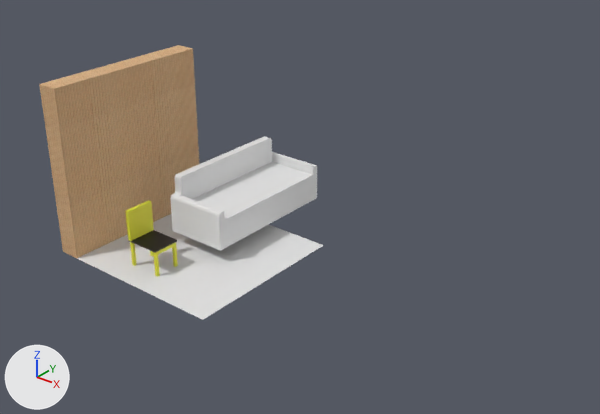
The Blender file Blender projects/furniture.blend as it was, and as the next commit left it.
Camera for both pictures: a camera (50 mm lens) standing at (32.09, -17.58, 13.92) and looking at (16.64, 1.72, 1.95). Lighting does not change. The marker at lower left points along +X, +Y and +Z.

The first picture shows 'Plane', 'chair', 'sofa', 'wall'.
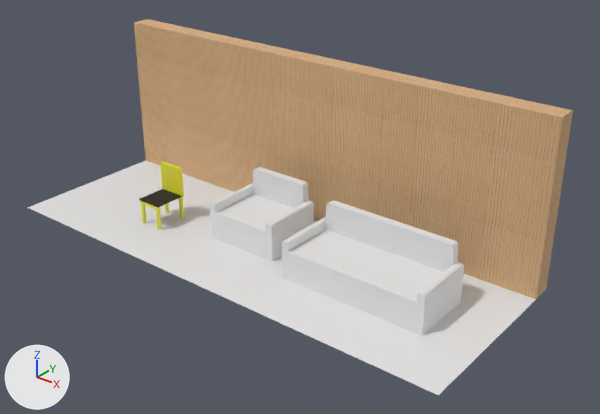
Where the newer file only moved an object's origin or applied its transform, the numbers keep the older frame.

Patch to the scene script:
```diff
--- a/Blender projects/furniture.blend.py
+++ b/Blender projects/furniture.blend.py
@@ me_cube_001 @@
 me_cube_001.from_pydata(...)  # 117 vertices, 129 faces; spans x -0.51..0.51, y -0.83..0.42, z -1.05..0.99
 # used by ob_chair; location = (12.93, -1.66, 1.05); rotation_euler = (0.0, 0.0, 1.571), in degrees (0, 0, 90)
+# me_cube_001 part 1: the whole mesh is turned -90 degrees about the z axis through its middle, then moved by (2.48, 2.25, 0.0)
 me_cube_001.materials.append(mat_wood)
@@ me_cube_003 @@
+me_cube_003.from_pydata(...)  # 130 vertices, 116 faces, 3 loose edges; spans x -1.45..1.38, y -2.0..0.29, z 0.0..2.05
+me_cube_003.materials.append(mat_material_001)  # its picture is missing
@@ me_plane_001 @@
+me_plane_001 = me_plane.copy(); me_plane_001.name = 'Plane.001'  # the mesh of ob_plane
@@ ob_sofa @@
 ob_sofa = bpy.data.objects.new('sofa', me_cube)
-ob_sofa.location = (13.61, 2.48, 0.48)
-ob_sofa.rotation_euler = (0.0, 0.0, 1.571)  # degrees (0, 0, 90)
+ob_sofa.location = (19.61, 1.54, 0.0)
@@ ob_wall @@
 ob_wall = bpy.data.objects.new('wall', me_cube_002)
-ob_wall.location = (10.32, 0.0, 0.0)
+ob_wall.location = (9.01, 4.69, 0.0)
+ob_wall.rotation_euler = (0.0, 0.0, -1.571)  # degrees (0, 0, -90)
@@ ob_plane @@
 ob_plane = bpy.data.objects.new('Plane', me_plane)
-ob_plane.location = (13.69, 0.0, 0.0)
+ob_plane.location = (9.01, 1.31, 0.0)
@@ ob_wall_002 @@
+ob_wall_002 = bpy.data.objects.new('wall.002', me_cube_002)
+ob_wall_002.location = (21.01, 4.69, 0.0)
+ob_wall_002.rotation_euler = (0.0, 0.0, -1.571)  # degrees (0, 0, -90)
@@ ob_armchair @@
+ob_armchair = bpy.data.objects.new('armchair', me_cube_003)
+ob_armchair.location = (14.64, 2.99, 0.0)
+ob_armchair.rotation_euler = (0.0, 0.0, 6.283)  # degrees (0, 0, 360)
@@ ob_wall_001 @@
+ob_wall_001 = bpy.data.objects.new('wall.001', me_cube_002)
+ob_wall_001.location = (15.01, 4.69, 0.0)
+ob_wall_001.rotation_euler = (0.0, 0.0, -1.571)  # degrees (0, 0, -90)
@@ ob_plane_002 @@
+ob_plane_002 = bpy.data.objects.new('Plane.002', me_plane_001)
+ob_plane_002.location = (15.01, 1.31, 0.0)
+ob_plane_002.rotation_euler = (0.0, 0.0, -1.571)  # degrees (0, 0, -90)
@@ ob_plane_001 @@
+ob_plane_001 = bpy.data.objects.new('Plane.001', me_plane_001)
+ob_plane_001.location = (21.01, 1.31, 0.0)
```

Location of each change, [x1, y1, x2, y2] in pixels of the pictures (600 x 414 px):
'wall', moved, turned: before [39, 45, 199, 258]; after [134, 19, 257, 192]
'wall.002', added: after [377, 72, 573, 299]
'sofa', moved, turned: before [170, 136, 317, 251]; after [282, 200, 464, 335]
'Plane', moved: before [77, 214, 323, 320]; after [28, 161, 233, 255]
'wall.001', added: after [245, 43, 396, 221]
'Plane.001', added: after [265, 274, 536, 395]
'Plane.002', added: after [132, 216, 317, 316]
'armchair', added: after [210, 167, 314, 261]
'chair', mesh turned: before [125, 200, 178, 277]; after [139, 161, 184, 230]
